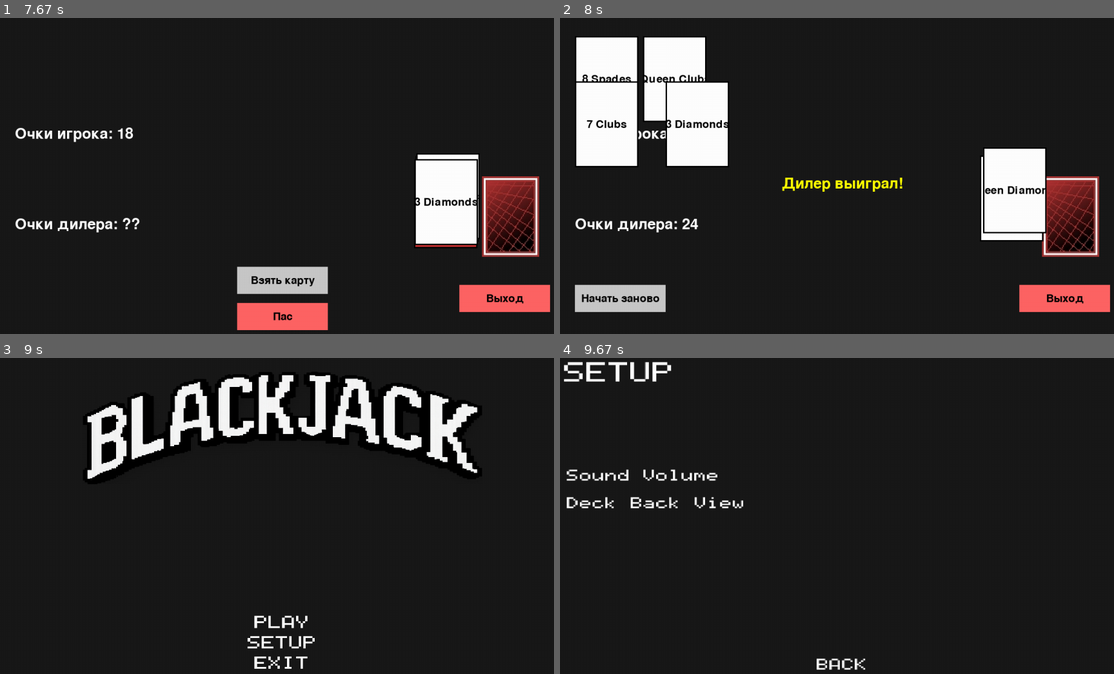
Above: before the commit, frames 1-4 (two rows, left to right).
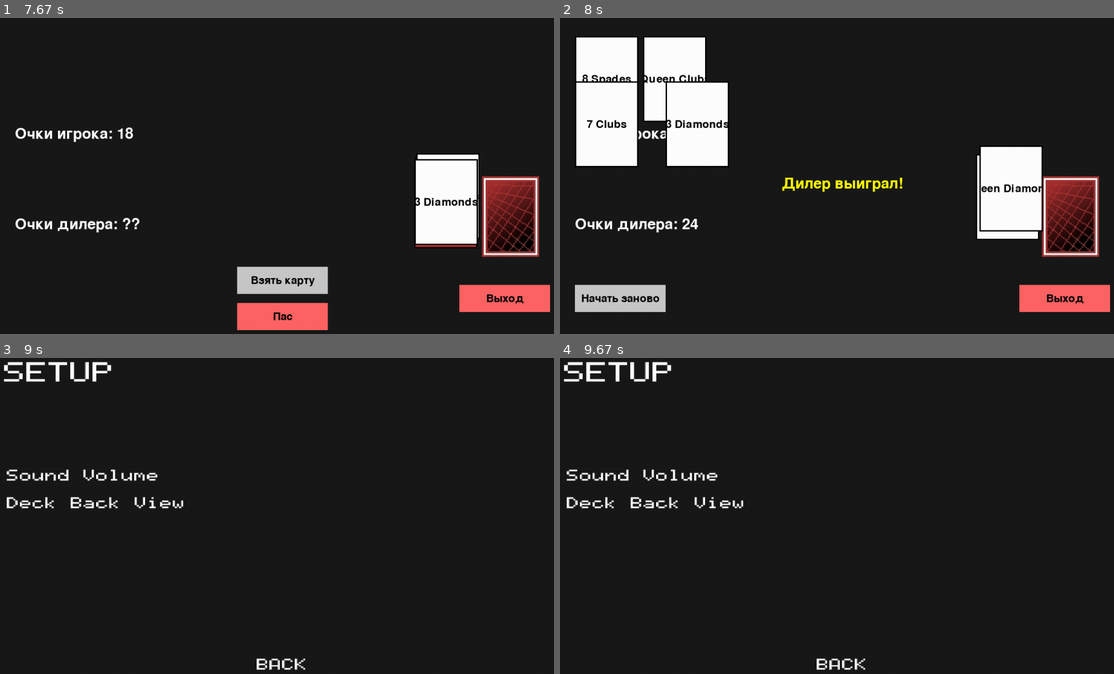
Above: after the commit, the same moments.

Repository: sureock/Pygame-Blackjack
Game: pygame game, started from blackjack/screen.py
Same seed, same stepped clock (60 frames per second), same inputs: the game is played once before the commit and once after it.
Inputs (mouse positions are in pixels of both pictures, inside the frame that each line leads up to):
- Up to frame 1 (7.67 s): click "SETUP" at 0.38 s; click "BACK" at 0.73 s; click "PLAY" at 1.28 s; click "Начать игру" at 1.62 s; click "Пас" at 1.95 s; click (498, 286) at 2.28 s; click "PLAY" at 2.62 s; click "Начать игру" at 2.95 s; click "Взять карту" at 3.28 s; click (365, 220) at 3.62 s; click "Взять карту" at 4.52 s; click (138, 223) at 4.85 s; click (271, 289) at 5.18 s; click "Начать заново" at 6.08 s; click (493, 299) at 6.42 s; click "PLAY" at 7.32 s; click "Начать игру" at 7.65 s
- Up to frame 2 (8 s): click "Пас" at 7.98 s
- Up to frame 3 (9 s): click (365, 563) at 8.32 s; click (465, 629) at 8.65 s; click "SETUP" at 8.98 s
- Up to frame 4 (9.67 s): no input

Frame 1 is identical in both runs. In frame 2, 1.0% of the frame differs, in the area x 75-88%, y 40-71%; in frame 3, 8.6%, in the area x 0-87%, y 1-99%; in frame 4, nothing differs.

Commit message:
Changed setups.py

Diff:
--- a/blackjack/setups.py
+++ b/blackjack/setups.py
@@ -1,4 +1,6 @@
 import pygame
+import utils
+import menu
 # import pygame_scrollbar
 
 fps = 24
@@ -7,6 +9,7 @@
 
 
 def start():
+
     button_surface = pygame.Surface((0, 0))
     screen = pygame.display.set_mode((0, 0), pygame.FULLSCREEN)
     width, height = screen.get_size()
@@ -15,38 +18,40 @@
     pygame.font.match_font('font.otf')
     font_name = pygame.font.Font('font.otf', 32)
     font_setup = pygame.font.Font('font.otf', 18)
-    clock = pygame.time.Clock()
+    # clock = pygame.time.Clock()
 
-    text_name = font_name.render("SETUP", True, white)
-    text_name_width, text_name_height = text_name.get_size()
-    scale_text_name = pygame.transform.scale(text_name, (text_name_width * width_relative, text_name_height*height_relative))
-    text_name_rect = scale_text_name.get_rect()
-    text_name_rect.topleft = (20 * width_relative, 20 * height_relative)
+    tname = font_name.render("SETUP", True, white)
+    text_name = utils.Text(tname,
+                           screen.get_size(),
+                           (20 * width_relative, 20 * height_relative))
+    tname_height = tname.get_size()[1]
 
-    text_1 = font_setup.render("Sound Volume",True,white)
-    text_1_width, text_1_height = text_1.get_size()
-    scale_text_1 = pygame.transform.scale(text_1,(text_1_width*width_relative,text_1_height*height_relative))
-    text_1_rect = scale_text_1.get_rect()
-    text_1_rect.topleft =(25*width_relative,((text_name_height+200)*height_relative))
+    t1 = font_setup.render("Sound Volume", True, white)
+    add_height = tname_height + 200
+    text_1 = utils.Text(t1,
+                        screen.get_size(),
+                        (25 * width_relative, add_height * height_relative))
 
-    text_2 = font_setup.render("Deck Back View",True,white)
-    text_2_width, text_2_height = text_2.get_size()
-    scale_text_2 = pygame.transform.scale(text_2,(text_2_width*width_relative,text_2_height*height_relative))
-    text_2_rect = text_2.get_rect()
-    text_2_rect.topleft =(25*width_relative,(text_name_height+200+text_1_height+25)*height_relative)
-    # button_2_rect = pygame.Rect(90,465,120,50)
+    t2 = font_setup.render("Deck Back View", True, white)
+    add_height_1 = add_height + t1.get_size()[1] + 25
+    text_2 = utils.Text(t2,
+                        screen.get_size(),
+                        (25 * width_relative, add_height_1 * height_relative))
 
-    text_3 = font_setup.render("BACK",True,white)
-    text_3_width, text_3_height = text_3.get_size()
-    scale_text_3 = pygame.transform.scale(text_3,(text_3_width*width_relative,text_3_height*height_relative))
-    text_3_rect = scale_text_3.get_rect()
-    text_3_rect.topleft =((width-text_3_width*width_relative)//2,(height-(text_3_height+10)*height_relative))
-    button_3_rect = pygame.Rect((width-text_3_width*width_relative)//2,(height-(text_3_height+10)*height_relative),
-                                text_3_width*width_relative,text_3_height*height_relative)
+    t3 = font_setup.render("BACK", True, white)
+    t3_width, t3_height = t3.get_size()
+    text_3 = utils.Text(t3,
+                        screen.get_size(),
+                        ((width - t3_width * width_relative) // 2,
+                         (height - (t3_height + 10) * height_relative)))
+    button_3_rect = pygame.Rect((width - t3_width * width_relative) // 2,
+                                (height - (t3_height + 10) * height_relative),
+                                t3_width * width_relative,
+                                t3_height * height_relative)
 
     setup = True
     while setup:
-        dt = clock.tick(fps)/1000
+        # dt = clock.tick(fps)/1000
 
         for event in pygame.event.get():
             if event.type == pygame.QUIT:
@@ -54,17 +59,14 @@
 
             if event.type == pygame.MOUSEBUTTONDOWN and event.button == 1:
                 if button_3_rect.collidepoint(event.pos):
-                    setup = False
-                    running = True
-                    play = False
+                    menu.start()
 
         screen.fill(gray)
-        screen.blit(scale_text_name, text_name_rect)
+        screen.blit(text_name.text_scale, text_name.text_rect)
         # screen.blit(button_surface,(button_1_rect.x, button_1_rect.y))
         # screen.blit(button_surface,(button_2_rect.x, button_2_rect.y))
-        screen.blit(button_surface,(button_3_rect.x, button_3_rect.y))
-        screen.blit(scale_text_1,text_1_rect)
-        screen.blit(scale_text_2,text_2_rect)
-        screen.blit(scale_text_3,text_3_rect)
+        screen.blit(button_surface, (button_3_rect.x, button_3_rect.y))
+        screen.blit(text_1.text_scale, text_1.text_rect)
+        screen.blit(text_2.text_scale, text_2.text_rect)
+        screen.blit(text_3.text_scale, text_3.text_rect)
         pygame.display.update()
-    return(running,setup,play)
